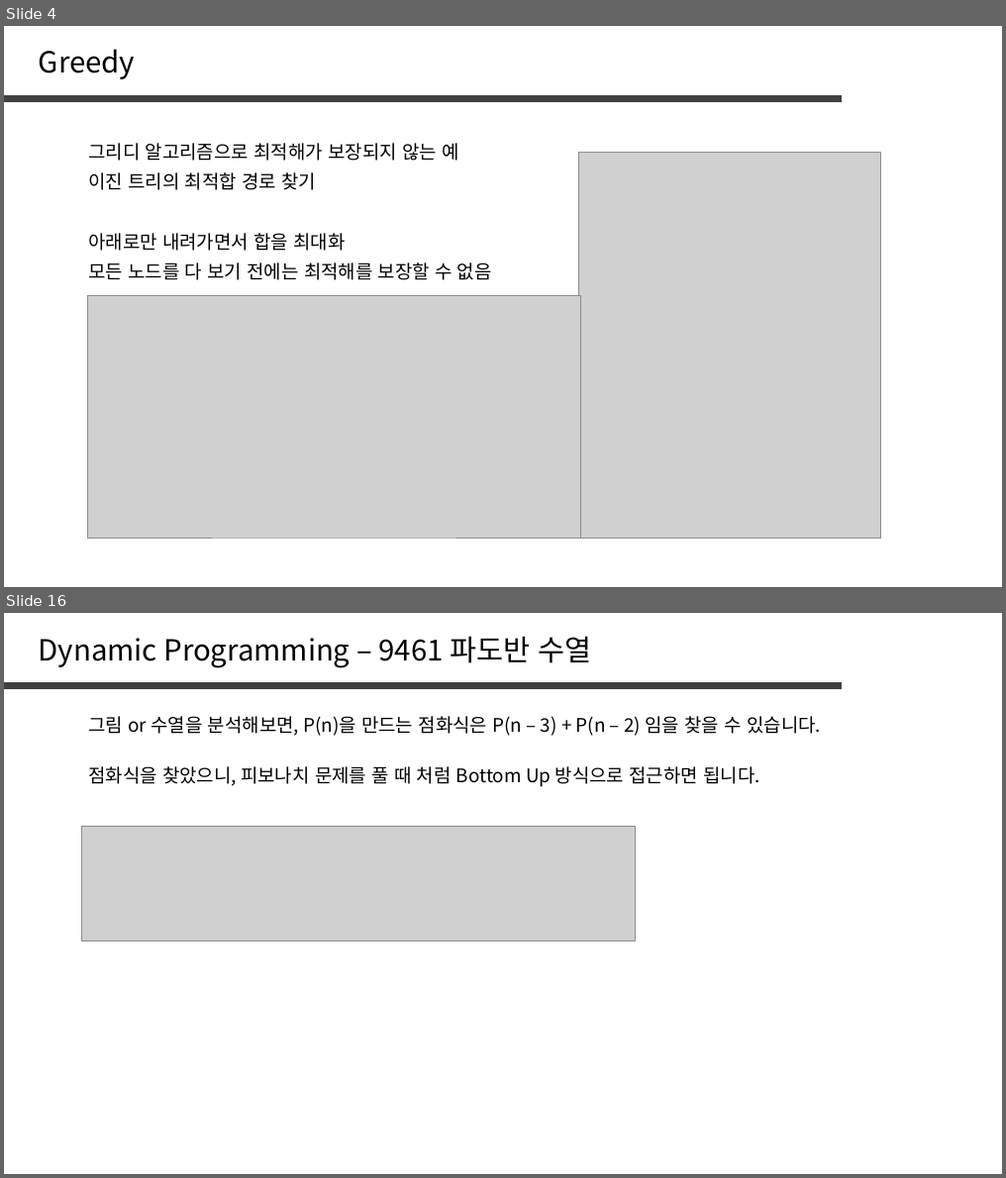
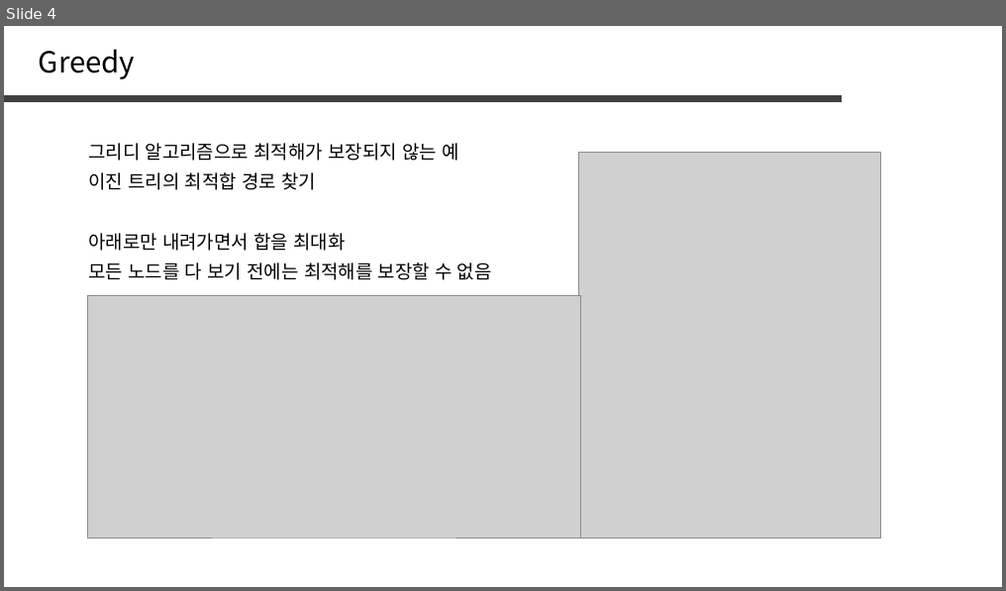
Before and after one commit to jaehoo1/PS-study, a slide deck: study/6_Greedy.pptx. Shown one above the other, each under a label of ours: slides 4 and 16 before the commit, slide 4 after it; the slides between them are not shown. The pictures are 1006x1178 and 1006x591 pixels, drawn with LibreOffice and Linux fonts; fonts in the diff are those of the drawing; grey boxes stand for pictures. Boxes give left, top, right and bottom in pixels: in the first picture for what was removed or moved away, otherwise in the second. Text is boxed around its words. In the diff, an @@ line names an element or a change of style, - is before the commit and + after.

```diff
--- a/study/6_Greedy.pptx
+++ b/study/6_Greedy.pptx
@@ slide 16 removed at [4, 613, 1002, 1174], background #FFFFFF @@
@@ text removed at [39, 636, 591, 668] @@
-Dynamic Programming – 9461 파도반 수열
@@ line removed from (4, 685) to (843, 685) @@
@@ text removed at [88, 716, 821, 736] @@
-그림 or 수열을 분석해보면, P(n)을 만드는 점화식은 P(n – 3) + P(n – 2) 임을 찾을 수 있습니다.
@@ text removed at [88, 766, 759, 787] @@
-점화식을 찾았으니, 피보나치 문제를 풀 때 처럼 Bottom Up 방식으로 접근하면 됩니다.
@@ picture removed at [81, 826, 635, 941] @@
```
Also in this commit, not shown: 3 slides changed, 10 slides added, 10 other slides removed.
